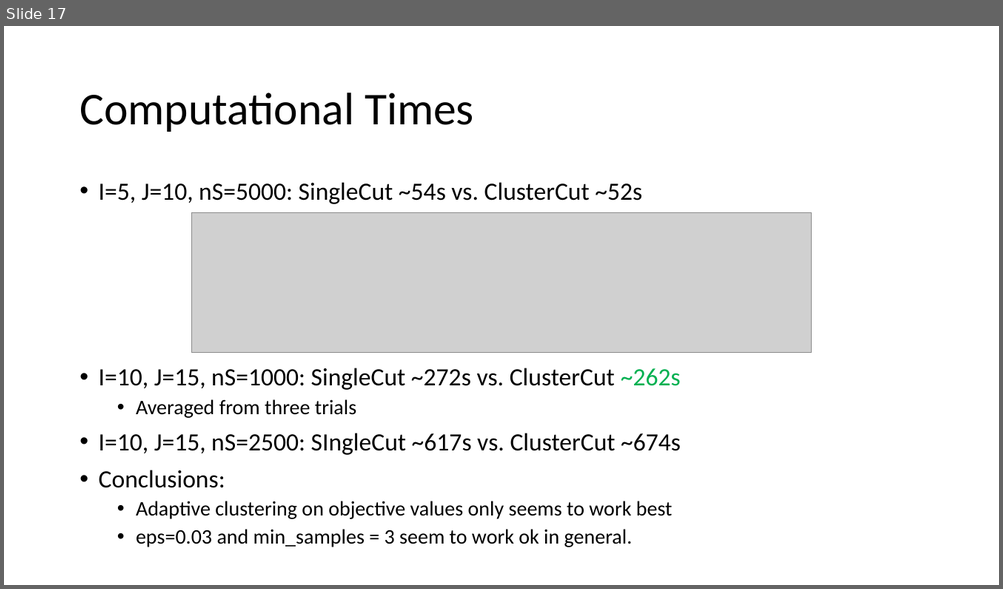
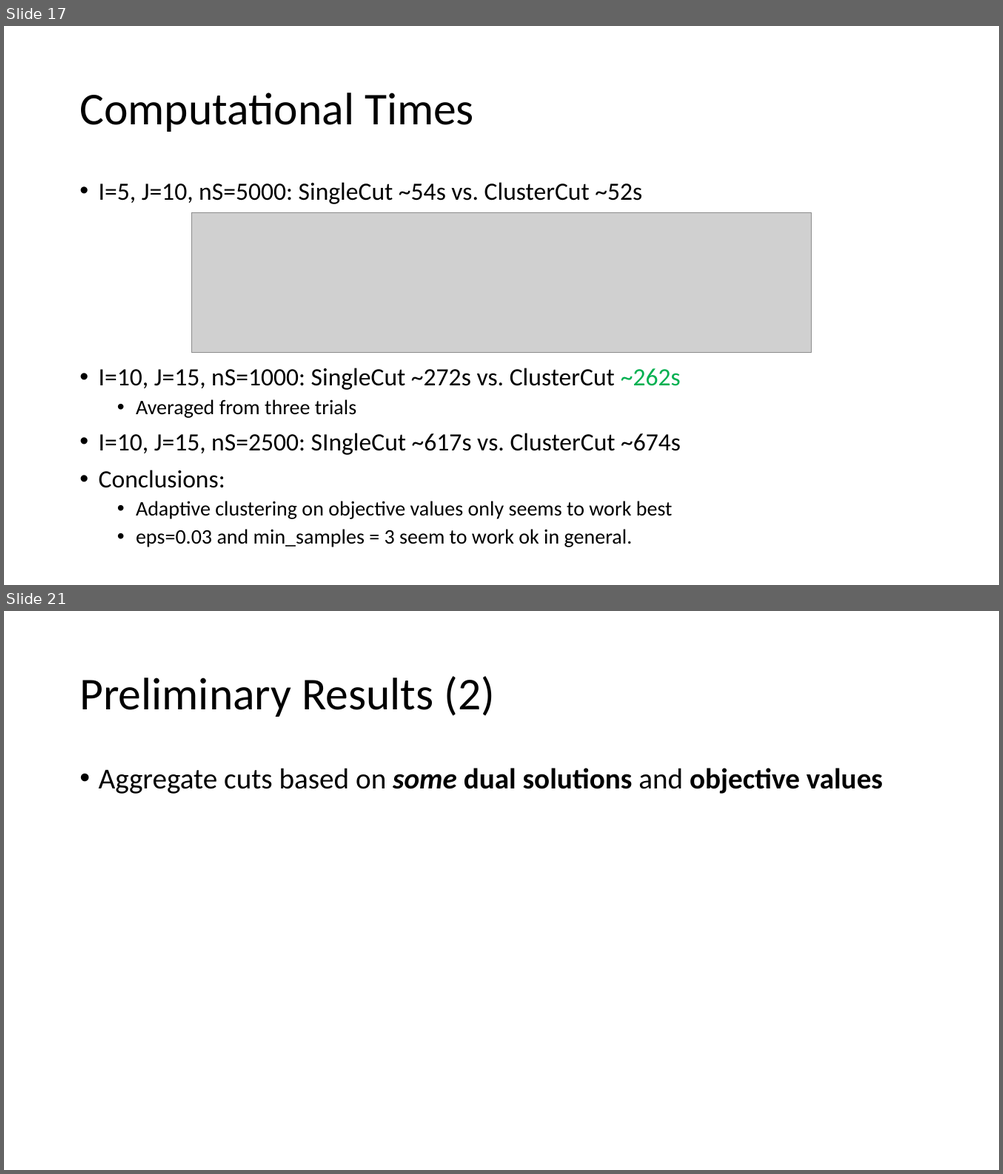
Before and after one commit to parkjan4/SPRO_project, a slide deck: preliminary_results.pptx. Shown one above the other, each under a label of ours: slide 17 before the commit, slides 17 and 21 after it; the slides between them are not shown. The pictures are 1003x589 and 1003x1174 pixels, drawn with LibreOffice and Linux fonts; fonts in the diff are those of the drawing; grey boxes stand for pictures. Boxes give left, top, right and bottom in pixels: in the first picture for what was removed or moved away, otherwise in the second. Text is boxed around its words. In the diff, an @@ line names an element or a change of style, - is before the commit and + after.

```diff
--- a/preliminary_results.pptx
+++ b/preliminary_results.pptx
@@ slide 21 added at (4,611,999,1170), background #FFFFFF @@
@@ title added at (79,676,495,717), 44 pt, text #000000 @@
+Preliminary Results (2)
@@ text added at (99,768,882,794), 28 pt, text #000000, bold @@
+• Aggregate cuts based on some dual solutions and objective values
```
Also in this commit, not shown: 7 other slides added, 5 other files.
